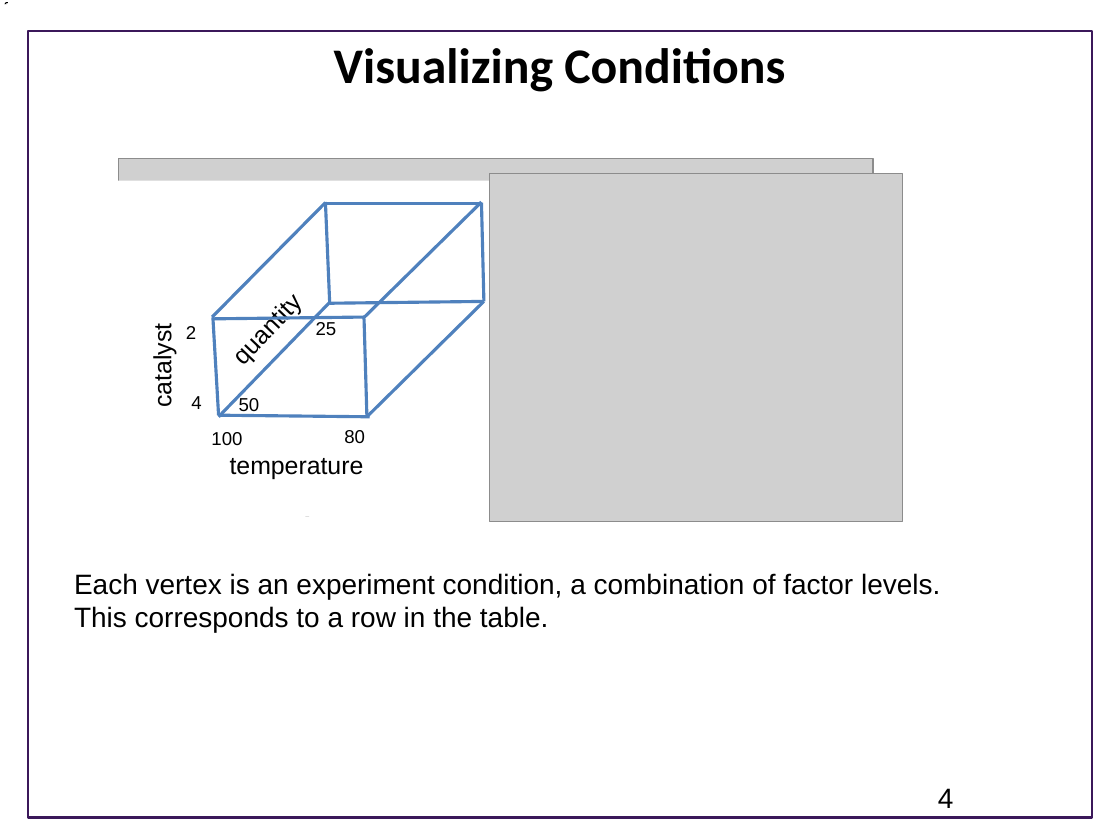
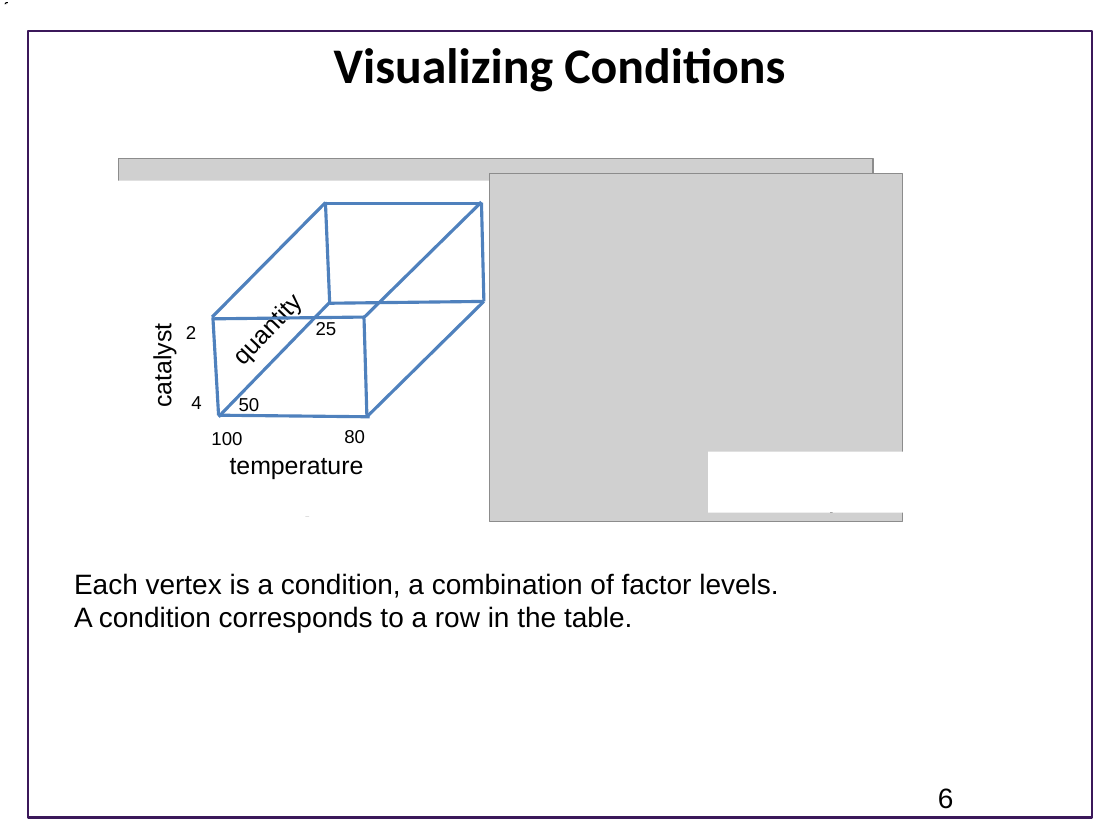
Before and after one commit to ModelEngineering/BIOEN-437, a slide deck: slide 6 of Lectures/Design-Of-Experiments/doe_overview.pptx (slide 4 before the commit). Drawn at 1120x840 pixels with LibreOffice and Linux fonts; fonts in the diff are those of the drawing; grey boxes stand for pictures; background and template pictures are left out. Boxes give left, top, right and bottom in pixels: in the first picture for what was removed or moved away, otherwise in the second. Text is boxed around its words. In the diff, an @@ line names an element or a change of style, - is before the commit and + after.

```diff
--- a/Lectures/Design-Of-Experiments/doe_overview.pptx
+++ b/Lectures/Design-Of-Experiments/doe_overview.pptx
@@ rectangle added at box(708, 451, 949, 513), fill #FFFFFF @@
@@ text at box(74, 573, 778, 632): text changed @@
-Each vertex is an experiment condition, a combination of factor levels.
-This corresponds to a row in the table.
+Each vertex is a condition, a combination of factor levels.
+A condition corresponds to a row in the table.
@@ page number at box(938, 788, 954, 809): text changed @@
-4
+6
```
Also in this commit, not shown: 10 other slides changed, 3 slides added, 1 other file.
